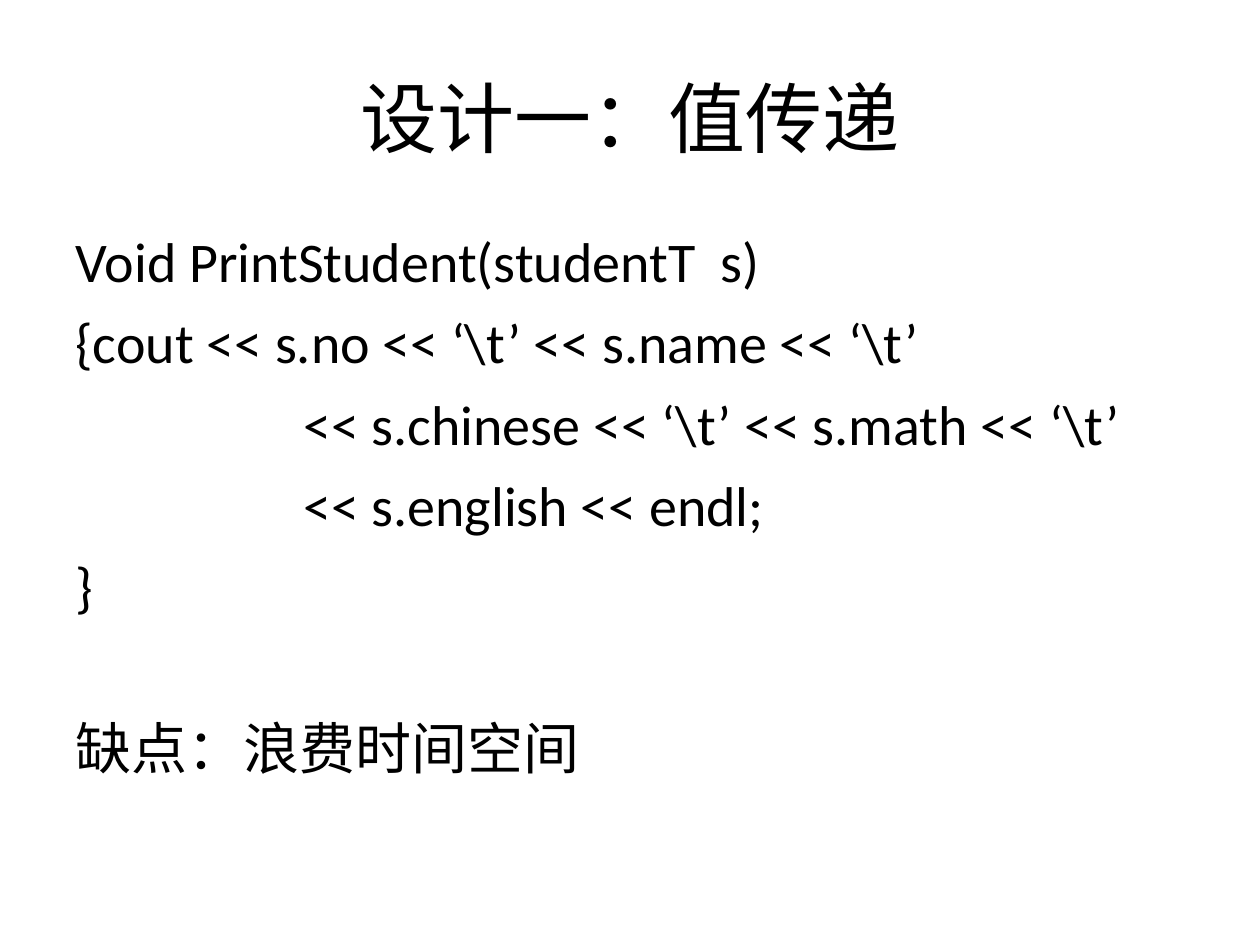
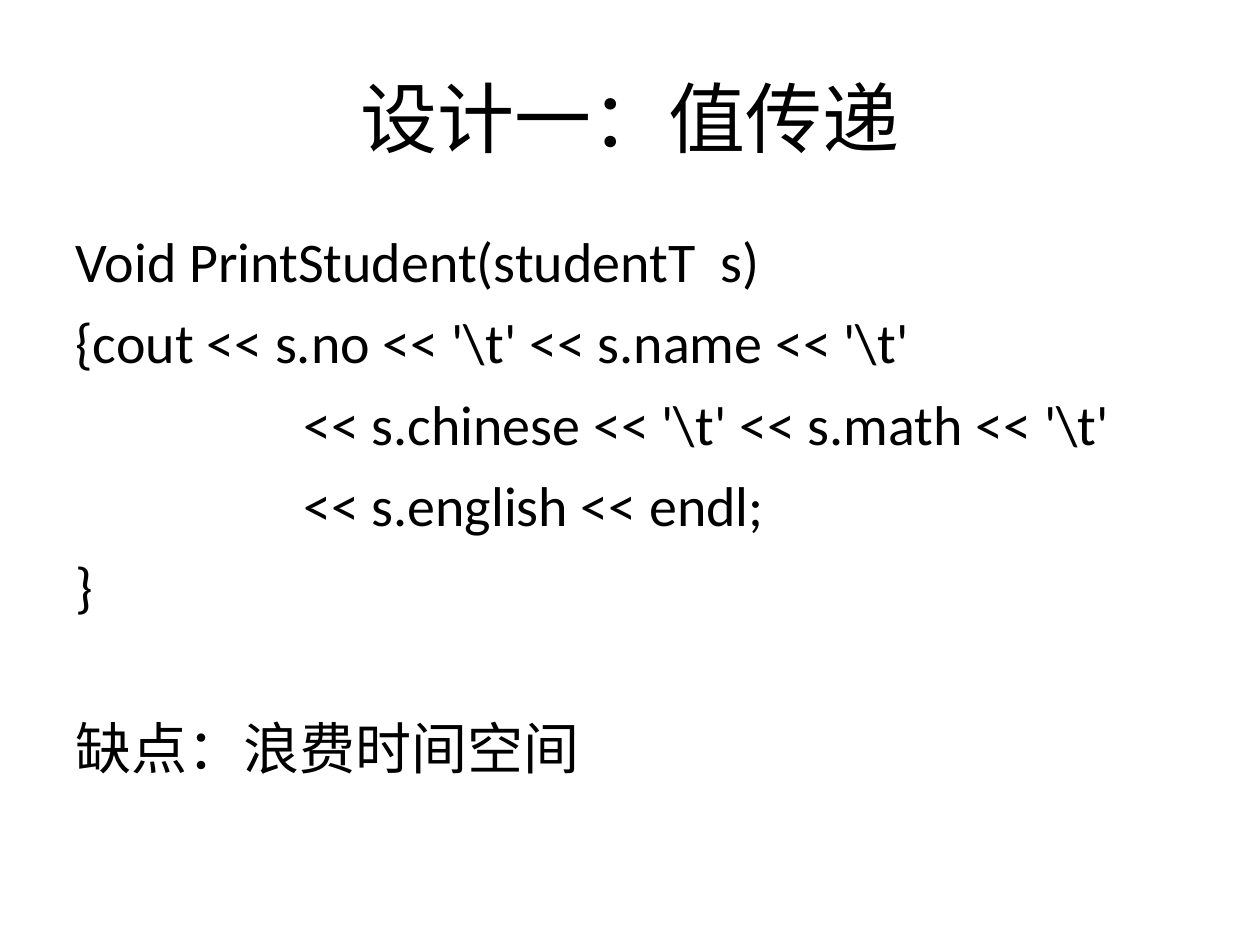
Before and after one commit to wwuhn/wwuhn.github.io, a slide deck: slide 41 of bookspcClassic/C++程序设计翁惠玉/8数据封装－结构体.ppt. Drawn at 1260x945 pixels with LibreOffice and Linux fonts; fonts in the diff are those of the drawing. Boxes give left, top, right and bottom in pixels: in the first picture for what was removed or moved away, otherwise in the second. Text is boxed around its words. In the diff, an @@ line names an element or a change of style, - is before the commit and + after.

```diff
--- a/bookspcClassic/C++程序设计翁惠玉/8数据封装－结构体.ppt
+++ b/bookspcClassic/C++程序设计翁惠玉/8数据封装－结构体.ppt
@@ text at bbox=[75, 322, 1109, 448]: text changed @@
-{cout << s.no << ‘\t’ << s.name << ‘\t’
-<< s.chinese << ‘\t’ << s.math << ‘\t’
+{cout << s.no << '\t' << s.name << '\t'
+<< s.chinese << '\t' << s.math << '\t'
```
Also in this commit, not shown: 6 other slides changed.
